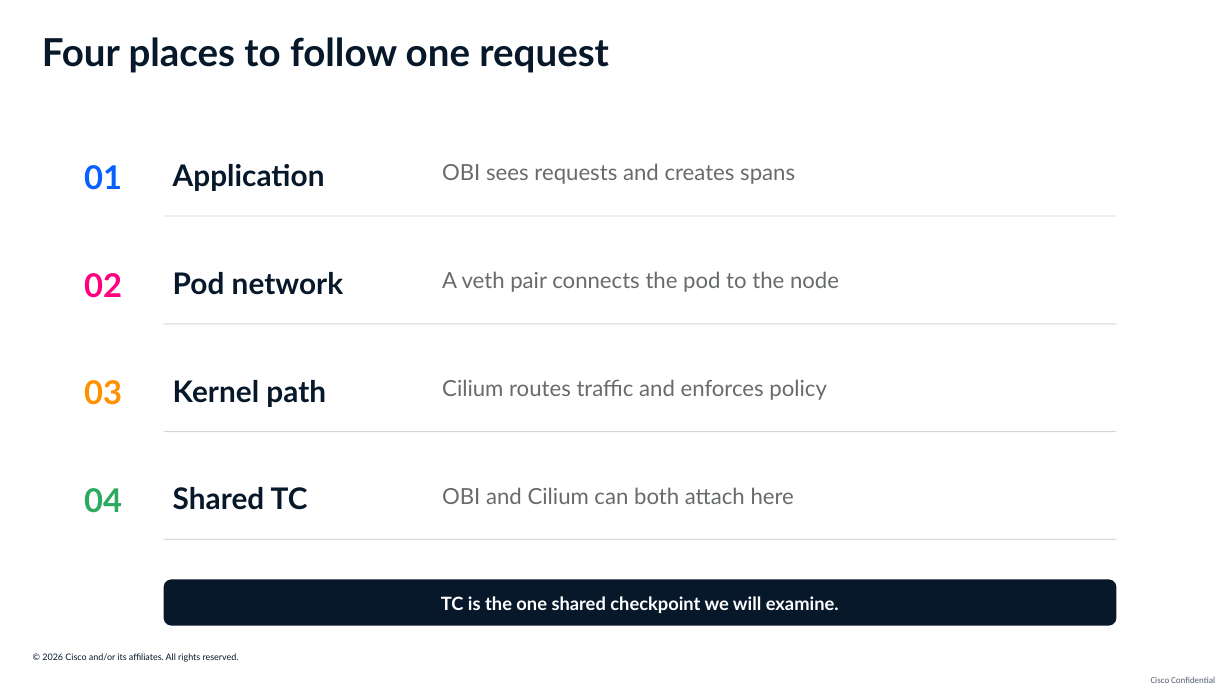
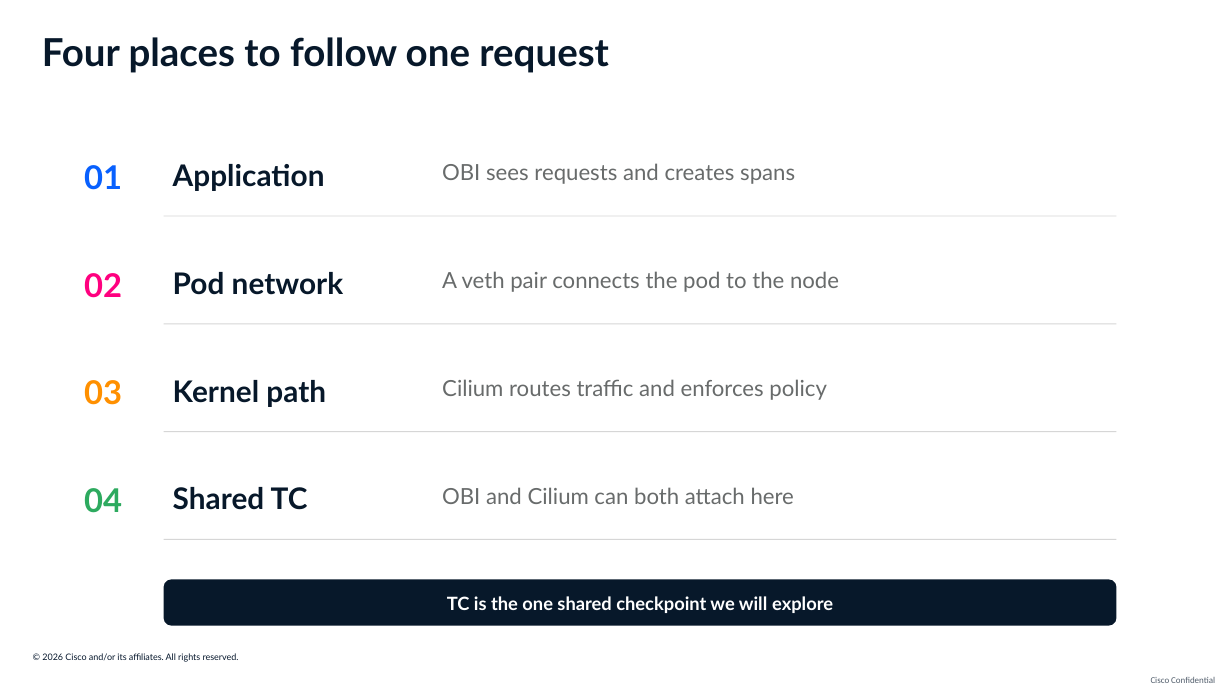
Before and after one commit to ajimenez1503/cilium-obi-demo, a slide deck: slide 8 of slides/cilium-obi-session-deck-latest.pptx (slide 7 before the commit). Drawn at 1232x693 pixels with LibreOffice and Linux fonts; fonts in the diff are those of the drawing; background and template pictures are left out. Boxes give left, top, right and bottom in pixels: in the first picture for what was removed or moved away, otherwise in the second. Text is boxed around its words. In the diff, an @@ line names an element or a change of style, - is before the commit and + after.

```diff
--- a/slides/cilium-obi-session-deck-latest.pptx
+++ b/slides/cilium-obi-session-deck-latest.pptx
@@ text at bbox=[447, 596, 833, 613]: text changed @@
-TC is the one shared checkpoint we will examine.
+TC is the one shared checkpoint we will explore
```
Also in this commit, not shown: 11 other slides changed, 9 other files.
